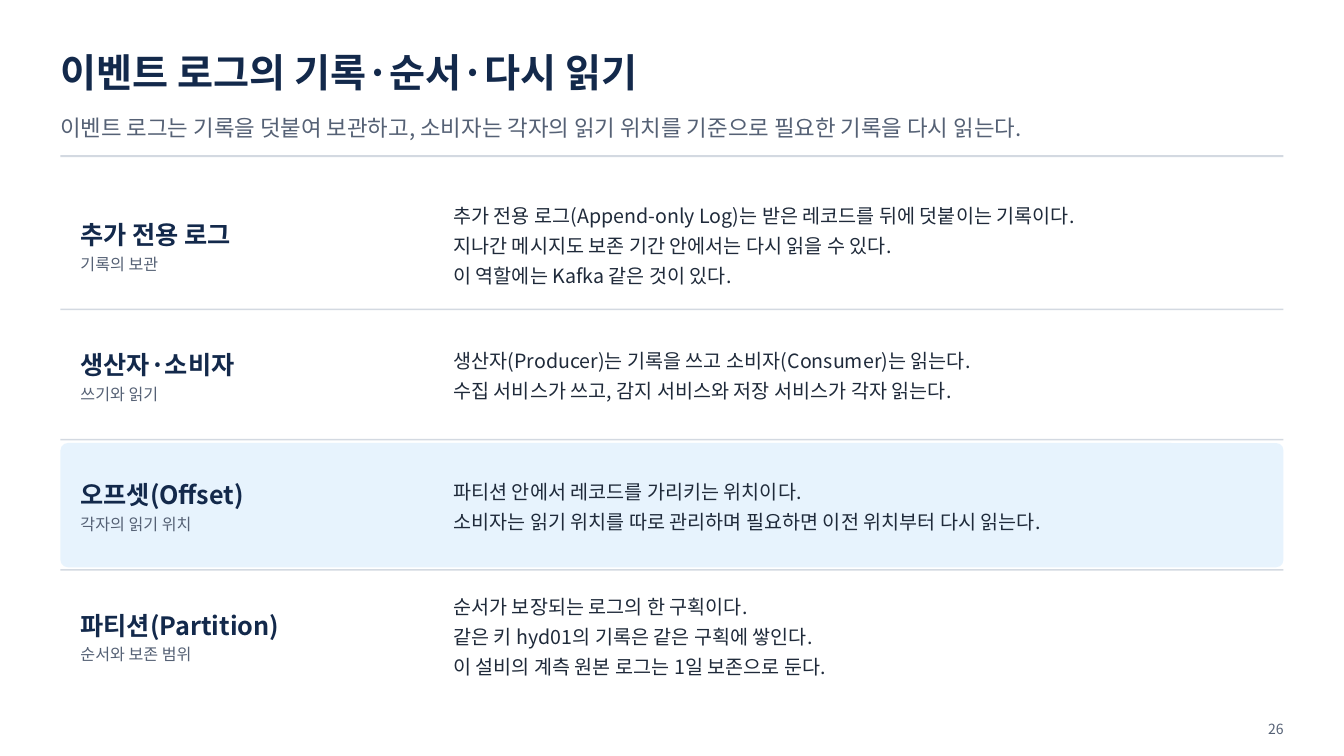
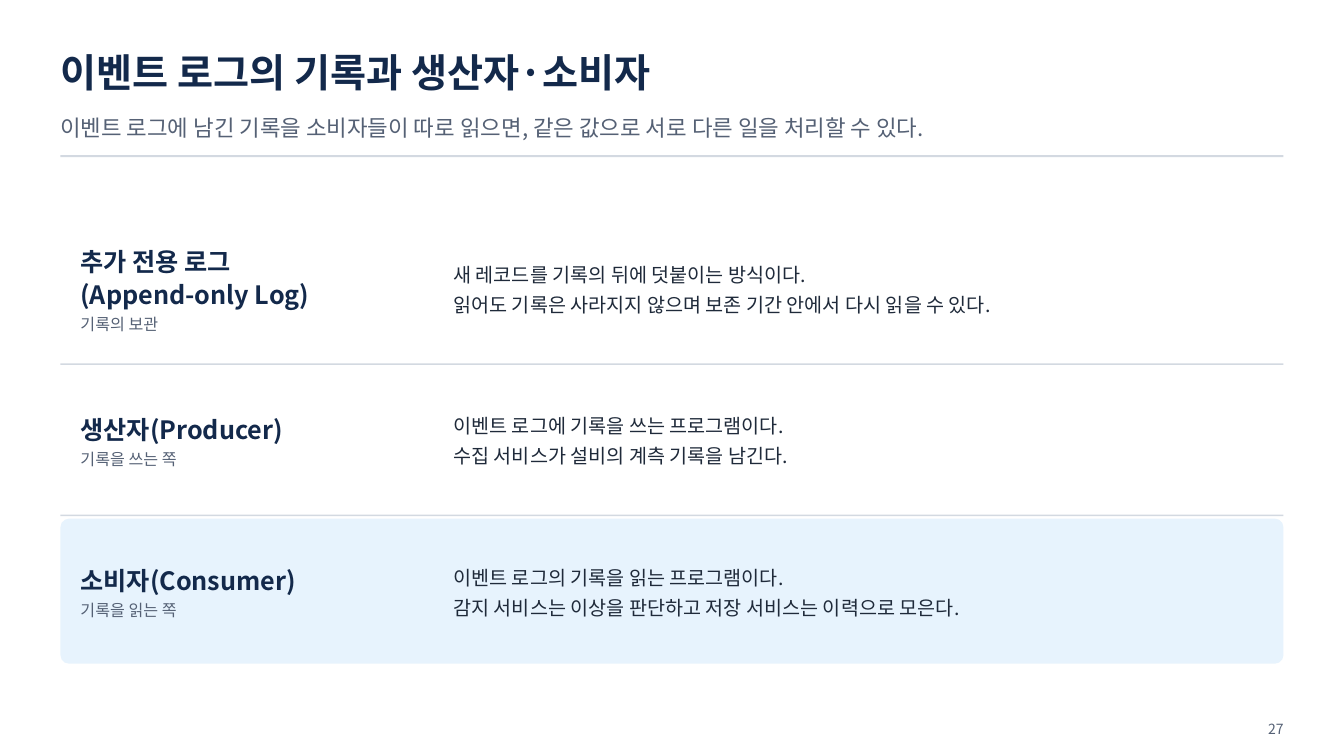
Before and after one commit to uengine-oss/hyd-iot-edu, a slide deck: slide 27 of workspace/강의제작/산출물/실전반/이론/01회차/실전반_01일차.pptx (slide 26 before the commit). Drawn at 1344x756 pixels with LibreOffice and Linux fonts; fonts in the diff are those of the drawing. Boxes give left, top, right and bottom in pixels: in the first picture for what was removed or moved away, otherwise in the second. Text is boxed around its words. In the diff, an @@ line names an element or a change of style, - is before the commit and + after.

Commit message:
1회차 공통 이론 덱·대본과 같은 판본의 제작 및 수업 자료 동기화

```diff
--- a/workspace/강의제작/산출물/실전반/이론/01회차/실전반_01일차.pptx
+++ b/workspace/강의제작/산출물/실전반/이론/01회차/실전반_01일차.pptx
@@ text at [60, 54, 650, 91]: text changed @@
-이벤트 로그의 기록·순서·다시 읽기
+이벤트 로그의 기록과 생산자·소비자
@@ text at [60, 117, 924, 140]: text changed @@
-이벤트 로그는 기록을 덧붙여 보관하고, 소비자는 각자의 읽기 위치를 기준으로 필요한 기록을 다시 읽는다.
+이벤트 로그에 남긴 기록을 소비자들이 따로 읽으면, 같은 값으로 서로 다른 일을 처리할 수 있다.
@@ text "추가 전용 로그 (Append-only Log)": place and size @@
-text "추가 전용 로그 (Append-only Log)" at [80, 223, 231, 272]
+text "추가 전용 로그 (Append-only Log)" at [80, 250, 310, 332]
@@ text at [80, 250, 310, 310]: text changed @@
-추가 전용 로그
+추가 전용 로그
+(Append-only Log)
@@ text at [453, 265, 991, 314]: text changed @@
-추가 전용 로그(Append-only Log)는 받은 레코드를 뒤에 덧붙이는 기록이다.
-지나간 메시지도 보존 기간 안에서는 다시 읽을 수 있다.
-이 역할에는 Kafka 같은 것이 있다.
+새 레코드를 기록의 뒤에 덧붙이는 방식이다.
+읽어도 기록은 사라지지 않으며 보존 기간 안에서 다시 읽을 수 있다.
@@ rectangle: place and size @@
-rectangle at [60, 309, 1284, 310]
+rectangle at [60, 363, 1284, 364]
@@ text at [80, 418, 282, 467]: text changed @@
-생산자·소비자
-쓰기와 읽기
+생산자(Producer)
+기록을 쓰는 쪽
@@ text at [453, 416, 788, 465]: text changed @@
-생산자(Producer)는 기록을 쓰고 소비자(Consumer)는 읽는다.
-수집 서비스가 쓰고, 감지 서비스와 저장 서비스가 각자 읽는다.
+이벤트 로그에 기록을 쓰는 프로그램이다.
+수집 서비스가 설비의 계측 기록을 남긴다.
@@ rectangle: place and size @@
-rectangle at [60, 440, 1284, 441]
+rectangle at [60, 515, 1284, 516]
@@ rounded rectangle: place and size @@
-rounded rectangle at [60, 443, 1284, 567]
+rounded rectangle at [60, 518, 1284, 663]
@@ text at [80, 569, 295, 617]: text changed @@
-오프셋(Offset)
-각자의 읽기 위치
+소비자(Consumer)
+기록을 읽는 쪽
@@ text at [453, 568, 960, 617]: text changed @@
-파티션 안에서 레코드를 가리키는 위치이다.
-소비자는 읽기 위치를 따로 관리하며 필요하면 이전 위치부터 다시 읽는다.
+이벤트 로그의 기록을 읽는 프로그램이다.
+감지 서비스는 이상을 판단하고 저장 서비스는 이력으로 모은다.
@@ rectangle removed at [60, 570, 1284, 571] @@
@@ text removed at [453, 597, 826, 676] @@
-순서가 보장되는 로그의 한 구획이다.
-같은 키 hyd01의 기록은 같은 구획에 쌓인다.
-이 설비의 계측 원본 로그는 1일 보존으로 둔다.
@@ text removed at [80, 614, 279, 662] @@
-파티션(Partition)
-순서와 보존 범위
@@ text at [1268, 723, 1284, 734]: text changed @@
-26
+27
```
Also in this commit, not shown: 55 other slides changed, 3 slides added, 52 other files.
